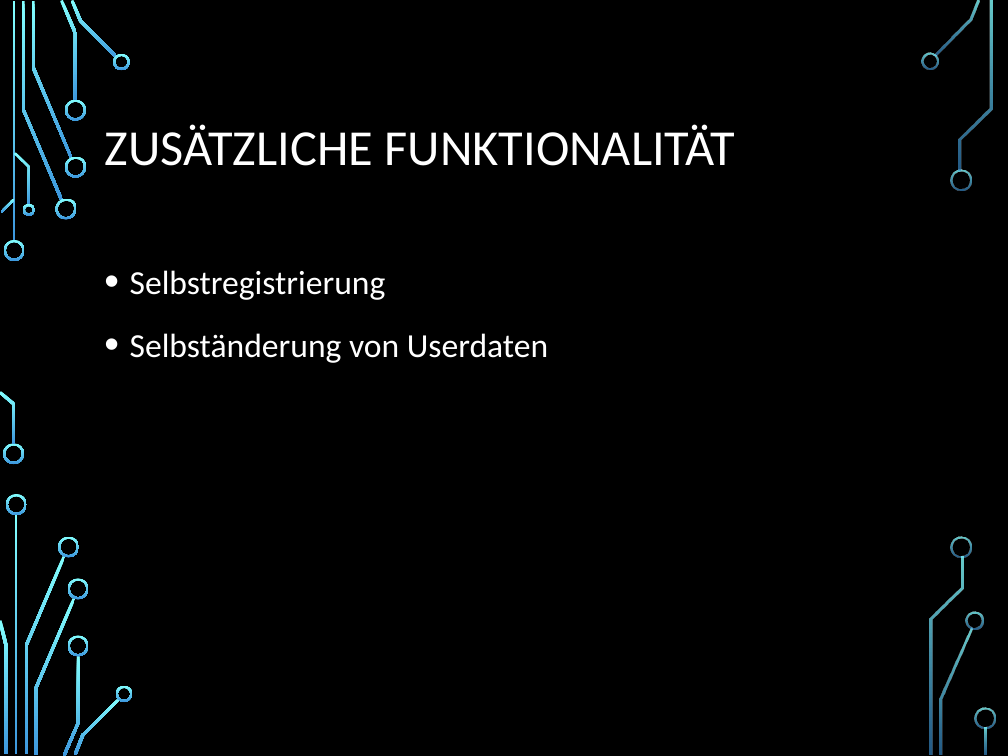
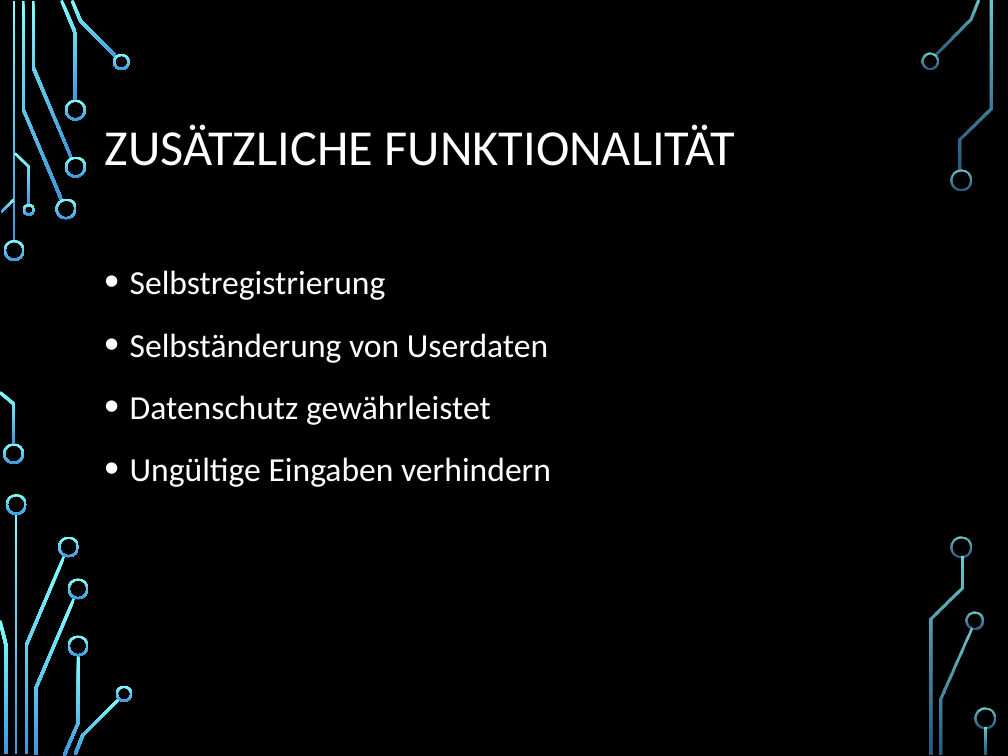
Before and after one commit to SanctumDesert/ZitateSammler, a slide deck: slide 7 of Zitatesammlung.pptx. Drawn at 1008x756 pixels with LibreOffice and Linux fonts; fonts in the diff are those of the drawing; background and template pictures are left out. Boxes give left, top, right and bottom in pixels: in the first picture for what was removed or moved away, otherwise in the second. Text is boxed around its words. In the diff, an @@ line names an element or a change of style, - is before the commit and + after.

```diff
--- a/Zitatesammlung.pptx
+++ b/Zitatesammlung.pptx
@@ text at <box>130,395,551,487</box>: paragraphs added @@
+• Datenschutz gewährleistet
+• Ungültige Eingaben verhindern
```
Also in this commit, not shown: 3 other slides changed, 1 slide added, 1 slide removed.
